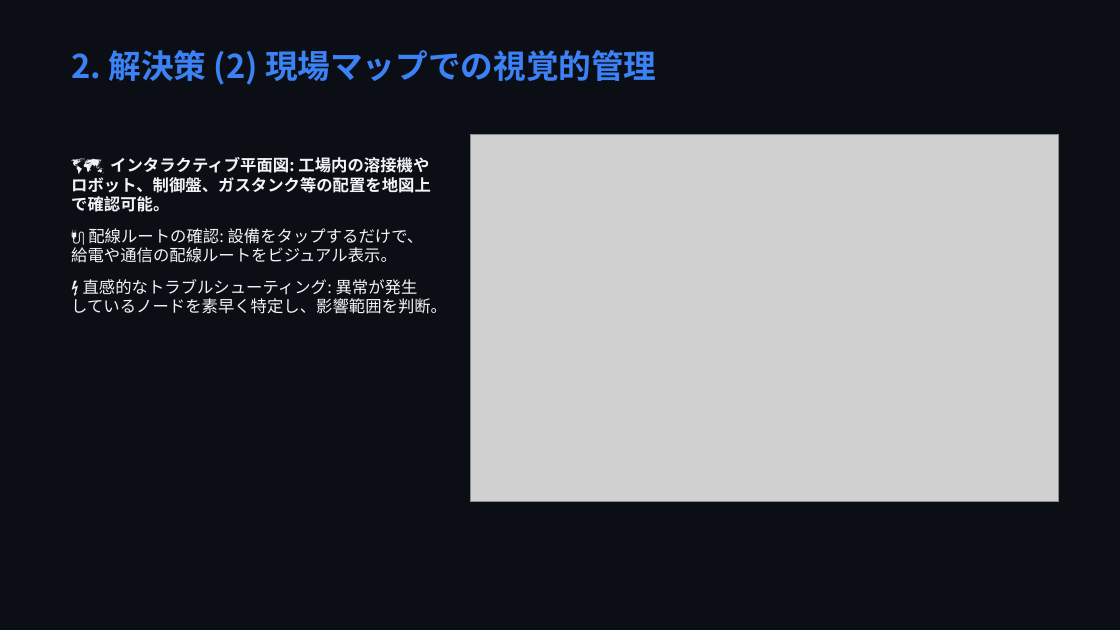
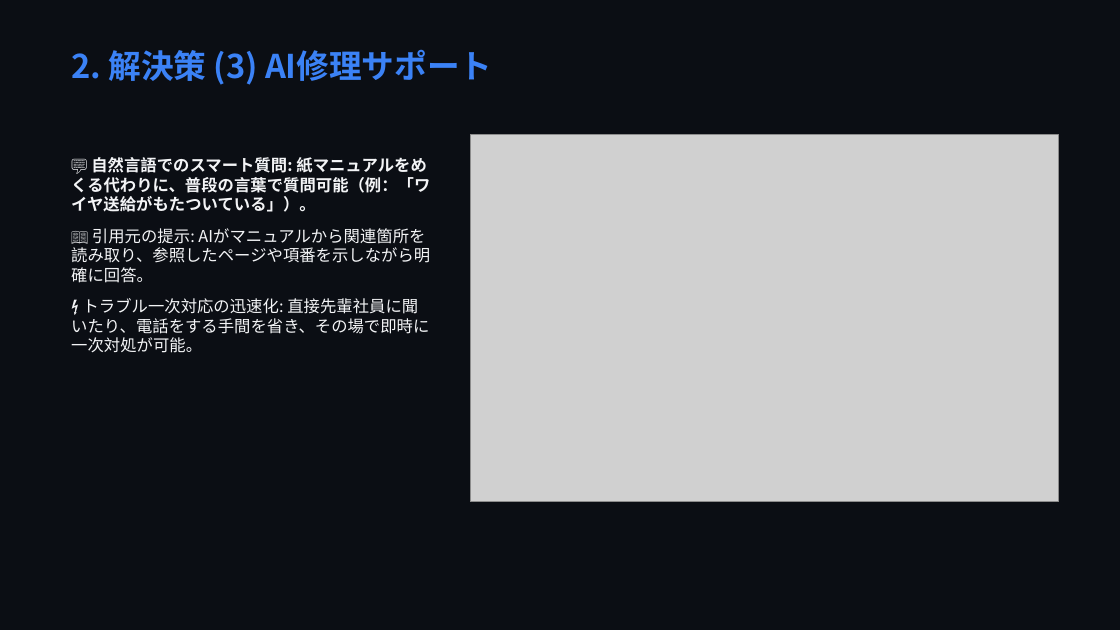
Before and after one commit to markjosephdsgatdula-dotcom/seibi-app-presentation, a slide deck: slide 6 of seibi_presentation.pptx (slide 4 before the commit). Drawn at 1120x630 pixels with LibreOffice and Linux fonts; fonts in the diff are those of the drawing; grey boxes stand for pictures. Boxes give left, top, right and bottom in pixels: in the first picture for what was removed or moved away, otherwise in the second. Text is boxed around its words. In the diff, an @@ line names an element or a change of style, - is before the commit and + after.

```diff
--- a/seibi_presentation.pptx
+++ b/seibi_presentation.pptx
@@ text at bbox=[71, 49, 492, 85]: text changed @@
-2. 解決策 (2) 現場マップでの視覚的管理
+2. 解決策 (3) AI修理サポート
@@ text at bbox=[71, 157, 430, 353]: text changed @@
-🗺️ インタラクティブ平面図: 工場内の溶接機やロボット、制御盤、ガスタンク等の配置を地図上で確認可能。
-🔌 配線ルートの確認: 設備をタップするだけで、給電や通信の配線ルートをビジュアル表示。
-⚡ 直感的なトラブルシューティング: 異常が発生しているノードを素早く特定し、影響範囲を判断。
+💬 自然言語でのスマート質問: 紙マニュアルをめくる代わりに、普段の言葉で質問可能（例：「ワイヤ送給がもたついている」）。
+📖 引用元の提示: AIがマニュアルから関連箇所を読み取り、参照したページや項番を示しながら明確に回答。
+⚡ トラブル一次対応の迅速化: 直接先輩社員に聞いたり、電話をする手間を省き、その場で即時に一次対処が可能。
```
Also in this commit, not shown: 7 other slides changed, 13 other files.
